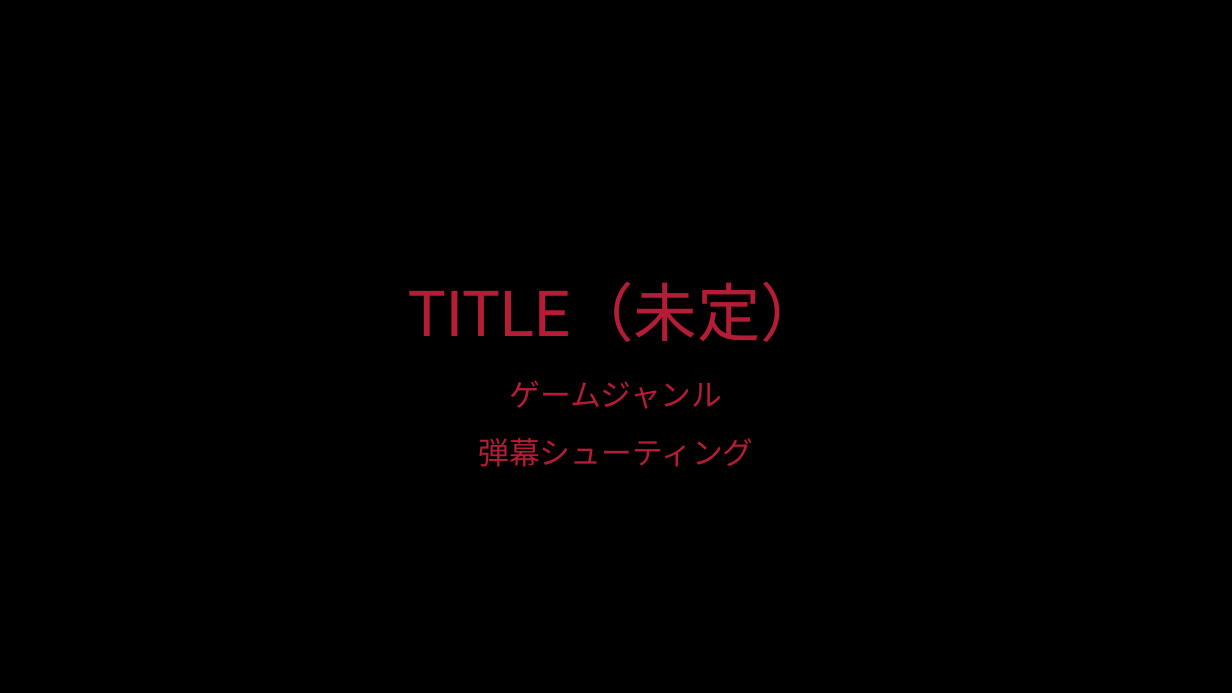
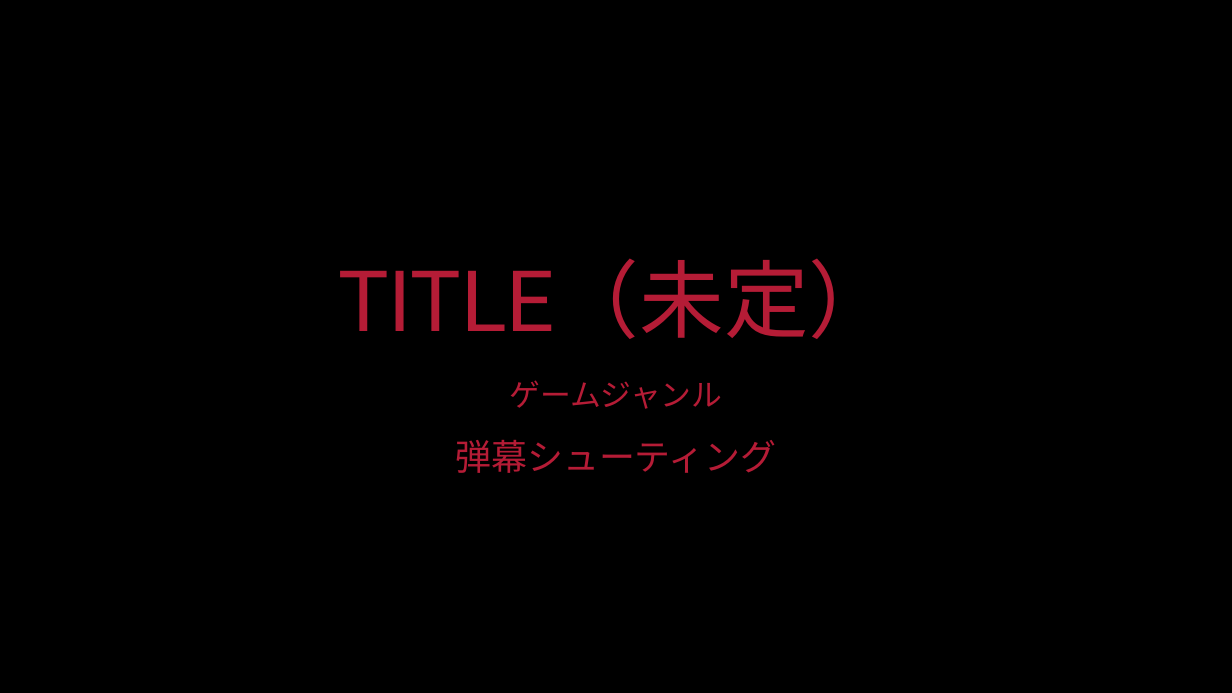
Before and after one commit to TAKU415/GameB, a slide deck: slide 1 of ゲーム説明用プレゼン.pptx. Drawn at 1232x693 pixels with LibreOffice and Linux fonts; fonts in the diff are those of the drawing; background and template pictures are left out. Boxes give left, top, right and bottom in pixels: in the first picture for what was removed or moved away, otherwise in the second. Text is boxed around its words. In the diff, an @@ line names an element or a change of style, - is before the commit and + after.

```diff
--- a/ゲーム説明用プレゼン.pptx
+++ b/ゲーム説明用プレゼン.pptx
@@ title "TITLE（未定）" at (338,258,893,339): size 49.5 to 66 pt @@
@@ subtitle at (456,440,777,473): size 24 to 28 pt in "弾幕シューティング" @@
```
Also in this commit, not shown: 2 other slides changed, 2 slides added, 1 slide removed, 6 other files.
